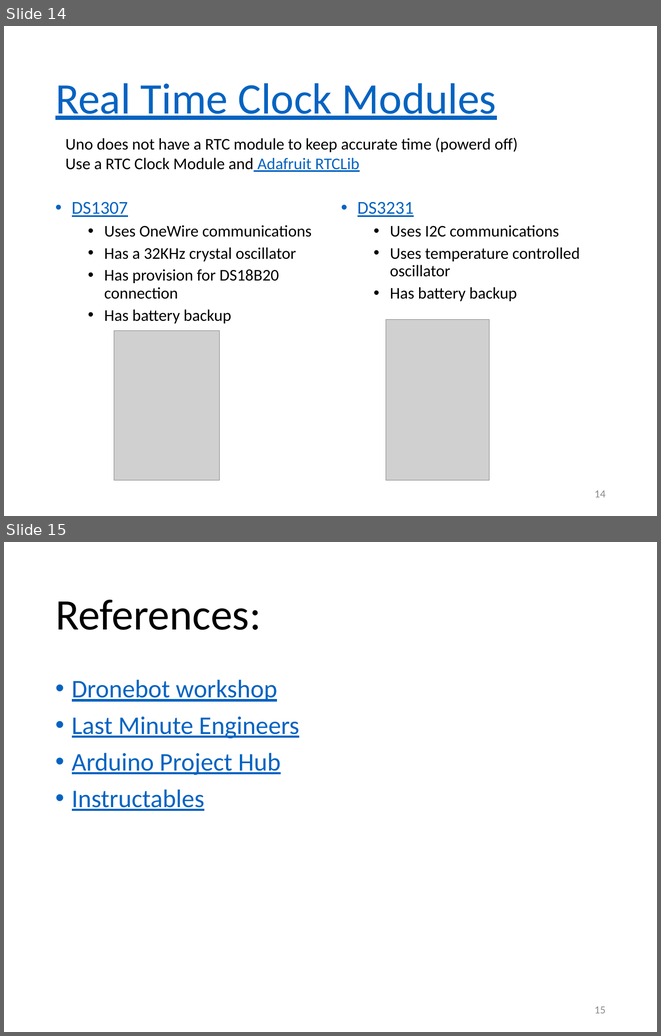
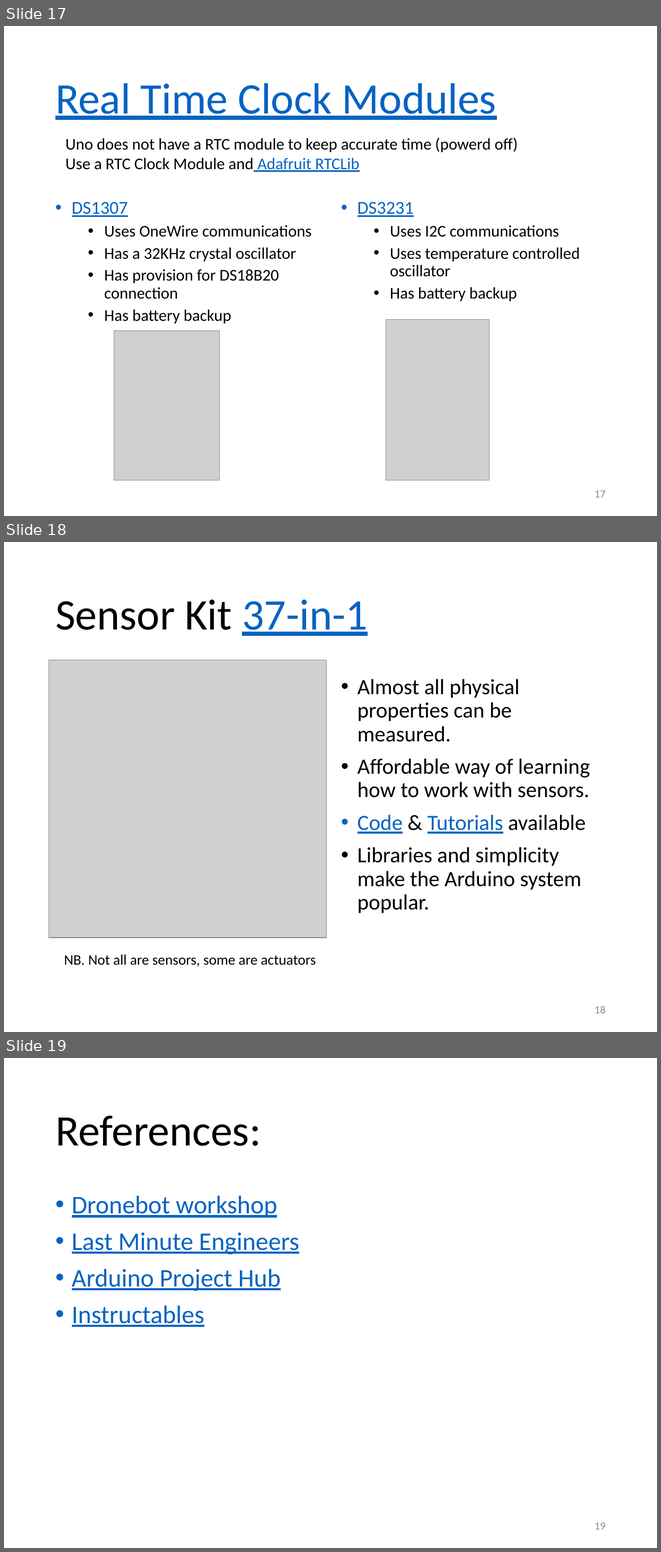
Before and after one commit to RDorville/digfab, a slide deck: presentations/ep1000_sensors/ep1000_sensors.pptx. Shown one above the other, each under a label of ours: slides 14 and 15 before the commit, slides 17, 18 and 19 after it. The pictures are 661x1036 and 661x1552 pixels, drawn with LibreOffice and Linux fonts; fonts in the diff are those of the drawing; grey boxes stand for pictures; background and template pictures are left out. Boxes give left, top, right and bottom in pixels: in the first picture for what was removed or moved away, otherwise in the second. Text is boxed around its words. In the diff, an @@ line names an element or a change of style, - is before the commit and + after.

Commit message:
updated ep1000 sensors with IR and 37 kit

```diff
--- a/presentations/ep1000_sensors/ep1000_sensors.pptx
+++ b/presentations/ep1000_sensors/ep1000_sensors.pptx
@@ slide 18 added at [4, 542, 657, 1032], background #FFFFFF @@
@@ title added at [55, 599, 368, 636], 48 pt, text #000000 @@
+Sensor Kit 37-in-1
@@ picture added at [49, 660, 327, 938] @@
@@ text added at [358, 679, 590, 913], 24 pt, text #000000 @@
+• Almost all physical properties can be measured.
+• Affordable way of learning how to work with sensors.
+• Code & Tutorials available
+• Libraries and simplicity make the Arduino system popular.
@@ text added at [64, 954, 316, 967], 16 pt, text #000000 @@
+NB. Not all are sensors, some are actuators
@@ page number added at [594, 1006, 606, 1013], 12 pt, text #8C8C8C @@
+18
@@ what was slide 14 is now slide 17 @@
@@ page number at [594, 490, 606, 497]: text changed @@
-14
+17
@@ what was slide 15 is now slide 19 @@
@@ page number at [594, 1522, 606, 1529]: text changed @@
-15
+19
```
Also in this commit, not shown: 3 other slides added, 7 other files.
